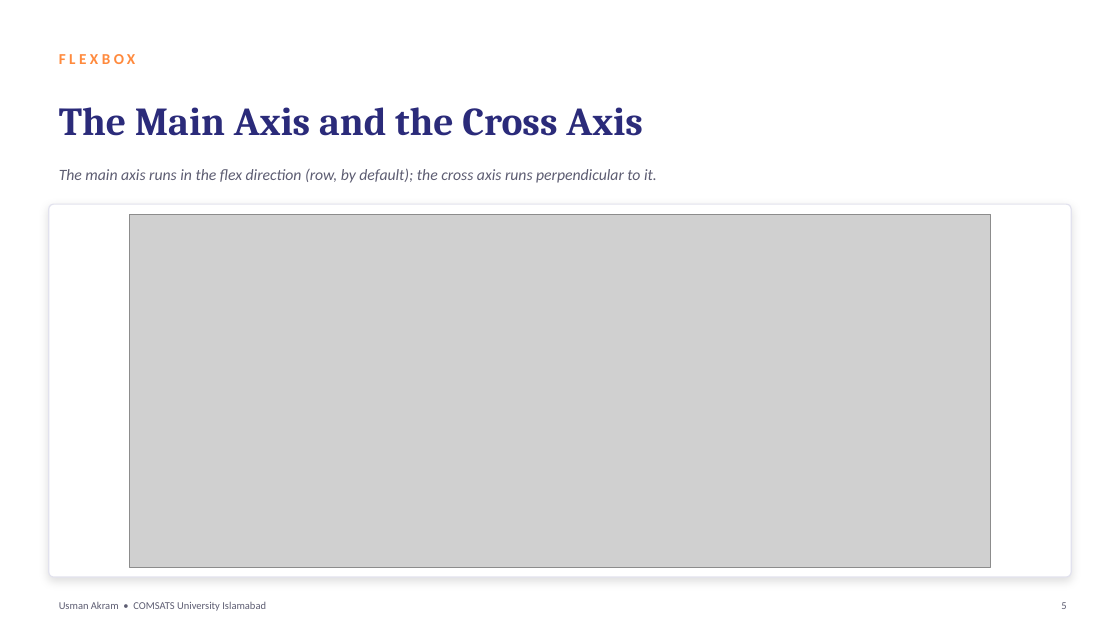
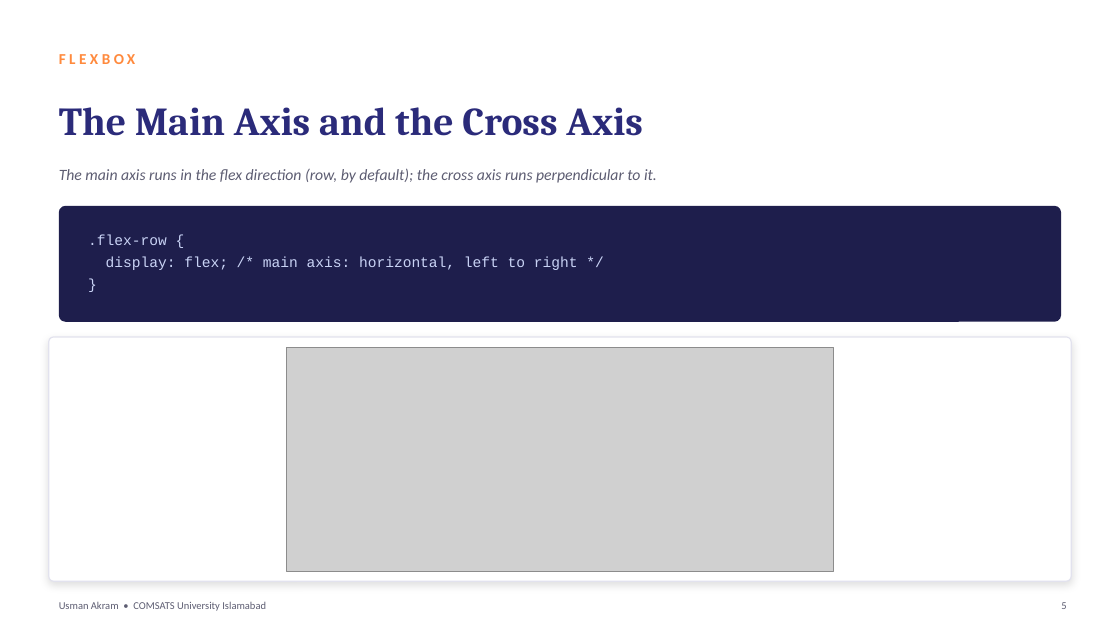
Before and after one commit to mua22/mern-web-book, a slide deck: slide 5 of slides/CSC336-Lecture-09-Flexbox-and-Grid-Layout.pptx. Drawn at 1120x630 pixels with LibreOffice and Linux fonts; fonts in the diff are those of the drawing; grey boxes stand for pictures. Boxes give left, top, right and bottom in pixels: in the first picture for what was removed or moved away, otherwise in the second. Text is boxed around its words. In the diff, an @@ line names an element or a change of style, - is before the commit and + after.

```diff
--- a/slides/CSC336-Lecture-09-Flexbox-and-Grid-Layout.pptx
+++ b/slides/CSC336-Lecture-09-Flexbox-and-Grid-Layout.pptx
@@ rounded rectangle added at (x1=59, y1=206, x2=1061, y2=322), fill #1E1E4C @@
@@ text added at (x1=88, y1=235, x2=578, y2=270), 12.5 pt, text #C9D3F5 @@
+.flex-row {
+display: flex; /* main axis: horizontal, left to right */
+}
@@ rounded rectangle resized from (x1=49, y1=204, x2=1071, y2=577) to (x1=49, y1=337, x2=1071, y2=581) @@
@@ rounded rectangle at (x1=49, y1=337, x2=1071, y2=581): proportions changed @@
@@ picture resized from (x1=129, y1=214, x2=991, y2=567) to (x1=287, y1=347, x2=834, y2=571) @@
```
Also in this commit, not shown: 14 other slides changed, 2 other files.
